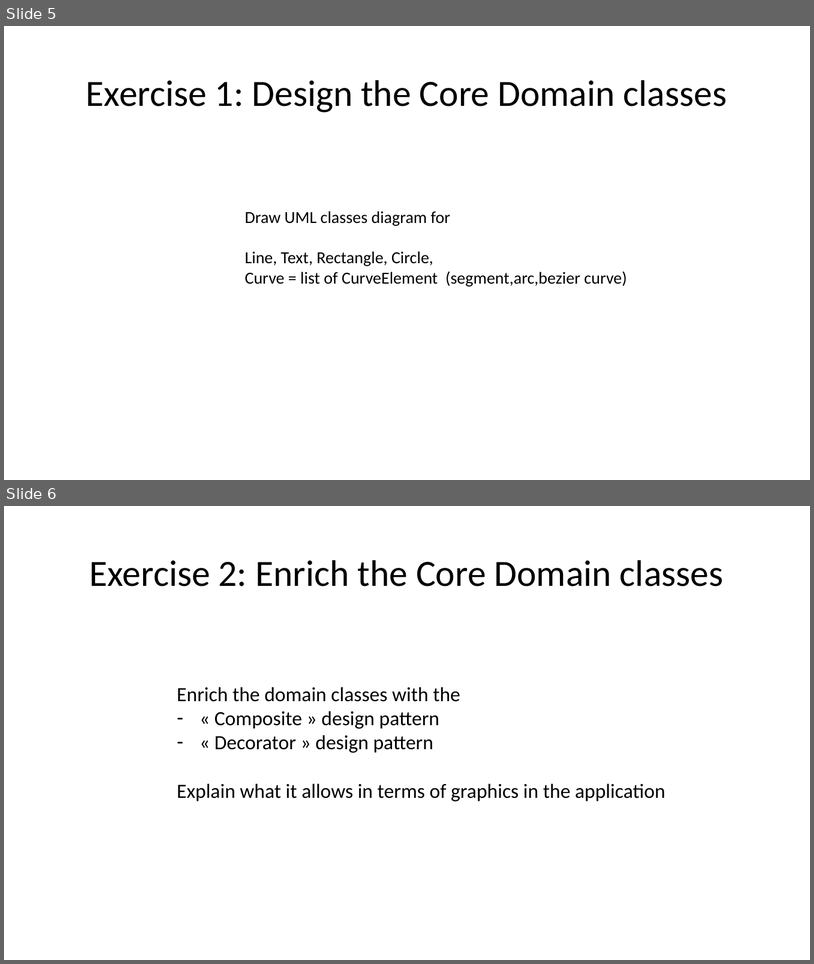
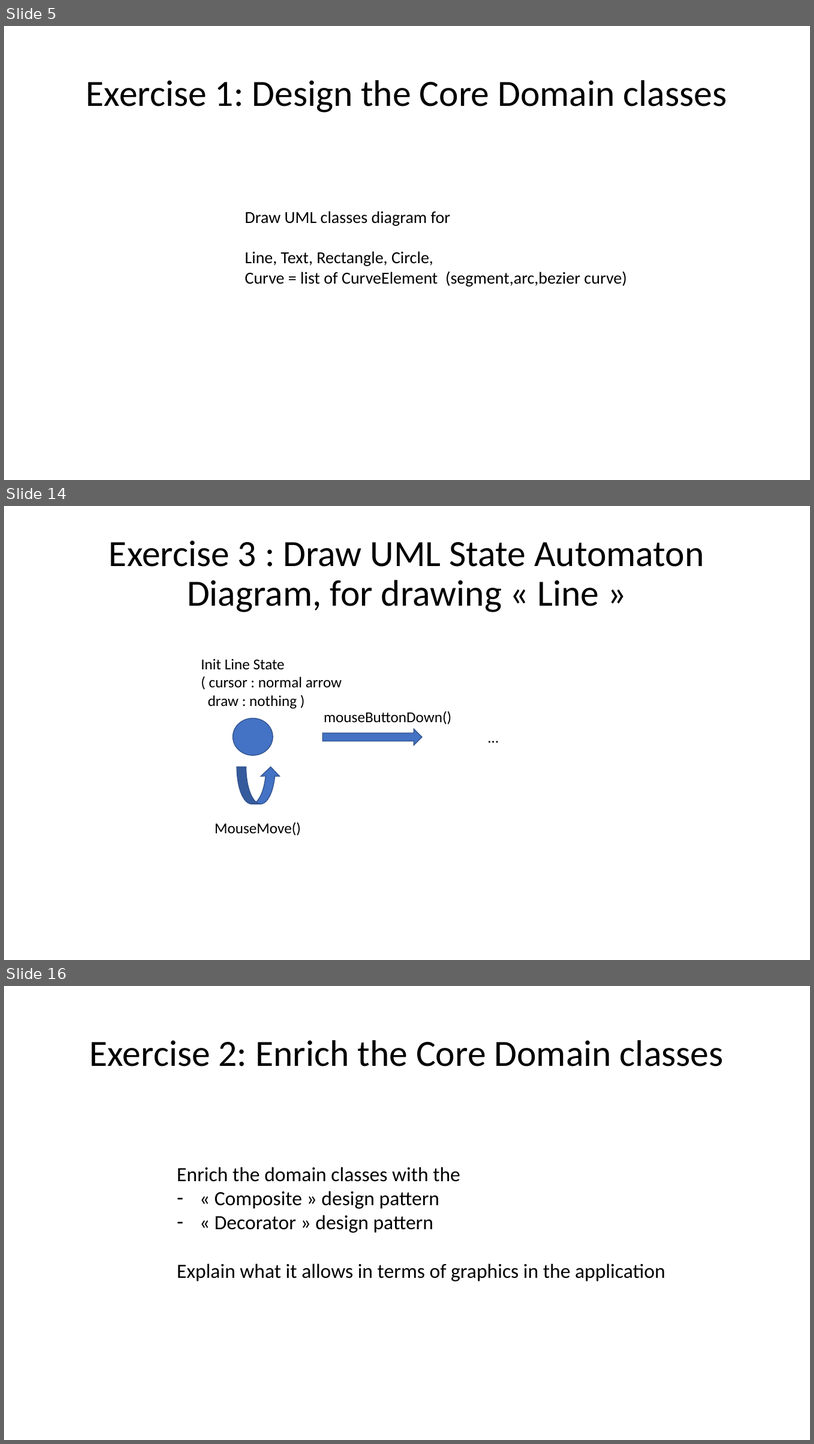
Before and after one commit to Arnaud-Nauwynck/presentations, a slide deck: java/TP-design-patterns/handson-3-design-patterns.pptx. Shown one above the other, each under a label of ours: slides 5 and 6 before the commit, slides 5, 14 and 16 after it; the slides between them are not shown. The pictures are 814x964 and 814x1444 pixels, drawn with LibreOffice and Linux fonts; fonts in the diff are those of the drawing. Boxes give left, top, right and bottom in pixels: in the first picture for what was removed or moved away, otherwise in the second. Text is boxed around its words. In the diff, an @@ line names an element or a change of style, - is before the commit and + after.

```diff
--- a/java/TP-design-patterns/handson-3-design-patterns.pptx
+++ b/java/TP-design-patterns/handson-3-design-patterns.pptx
@@ slide 14 added at box(4, 506, 810, 960), background #FFFFFF @@
@@ title added at box(109, 540, 704, 612), 44 pt, text #000000 @@
+Exercise 3 : Draw UML State Automaton Diagram, for drawing « Line »
@@ text added at box(201, 658, 342, 709), 18 pt, text #000000 @@
+Init Line State
+( cursor : normal arrow
+draw : nothing )
@@ ellipse added at box(233, 718, 273, 755), fill #4472C4, outline #325491 1 pt @@
@@ text added at box(324, 711, 452, 724), 18 pt, text #000000 @@
+mouseButtonDown()
@@ right arrow added at box(323, 729, 422, 745), fill #4472C4, outline #325491 1 pt @@
@@ text added at box(483, 724, 506, 748), 18 pt, text #000000 @@
+…
@@ curved up arrow added at box(237, 767, 280, 804), fill #4472C4, outline #325491 1 pt @@
@@ text added at box(215, 822, 301, 835), 18 pt, text #000000 @@
+MouseMove()
@@ what was slide 6 is now slide 16 @@
```
Also in this commit, not shown: 2 slides changed, 8 other slides added, 3 other files.
